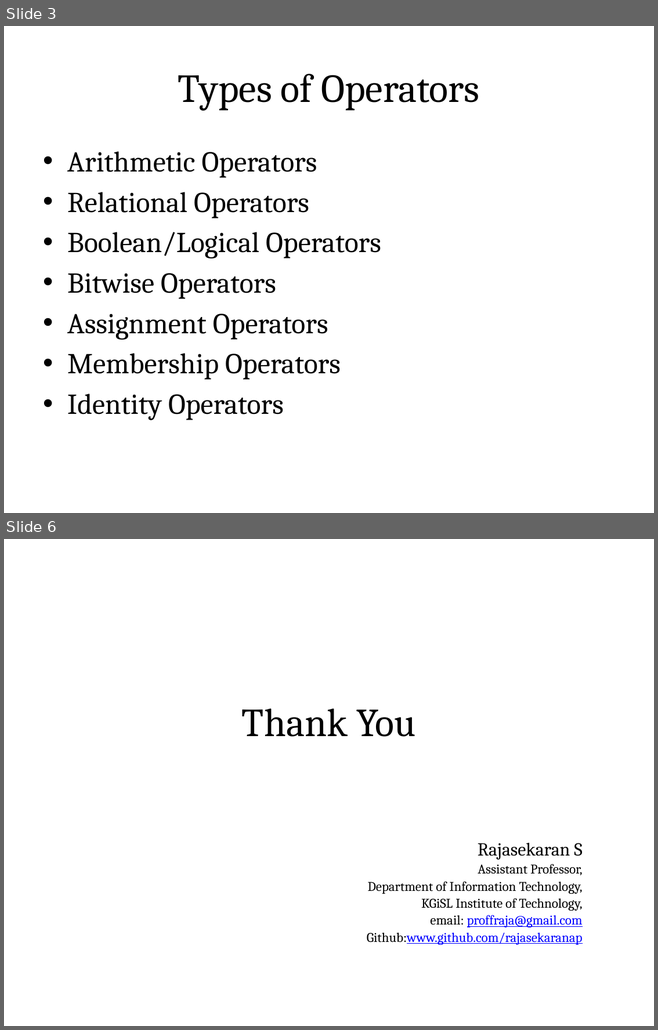
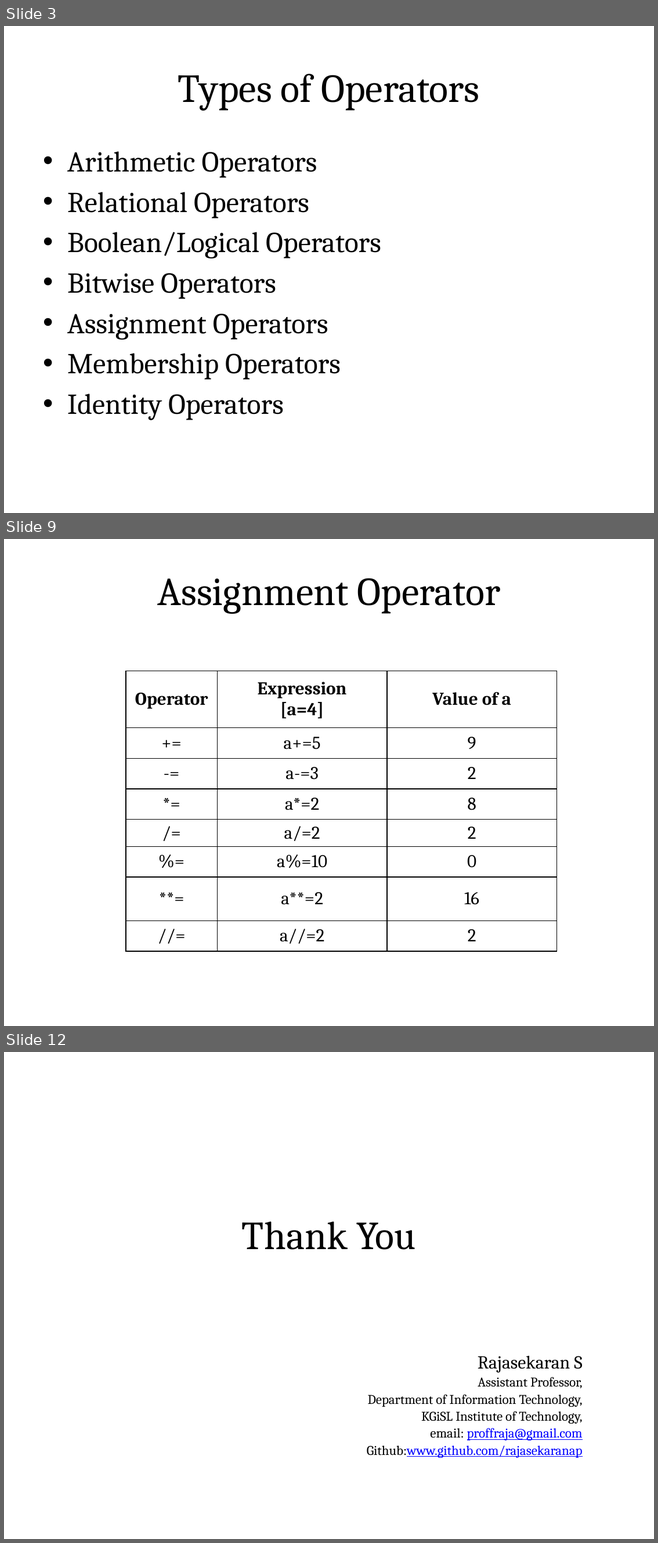
Before and after one commit to rajasekaran36/GE8151-Problem-Solving-and-Python-Programming, a slide deck: Slides/Unit 2/GE8151-U2-2-Operators.pptx. Shown one above the other, each under a label of ours: slides 3 and 6 before the commit, slides 3, 9 and 12 after it; the slides between them are not shown. The pictures are 658x1030 and 658x1543 pixels, drawn with LibreOffice and Linux fonts; fonts in the diff are those of the drawing. Boxes give left, top, right and bottom in pixels: in the first picture for what was removed or moved away, otherwise in the second. Text is boxed around its words. In the diff, an @@ line names an element or a change of style, - is before the commit and + after.

```diff
--- a/Slides/Unit 2/GE8151-U2-2-Operators.pptx
+++ b/Slides/Unit 2/GE8151-U2-2-Operators.pptx
@@ slide 9 added at [4, 539, 654, 1026], background #FFFFFF @@
@@ title added at [36, 559, 621, 620], fill gradient #DAFDA7 to #E4FCC2 to #F5FFE7, outline #98B955 0.75 pt, 44 pt, text #000000 @@
+Assignment Operator
@@ table added at [125, 671, 556, 952], 8 rows, 3 columns @@
+Operator | Expression / [a=4] | Value of a
++= | a+=5 | 9
+-= | a-=3 | 2
+*= | a*=2 | 8
+/= | a/=2 | 2
+%= | a%=10 | 0
+**= | a**=2 | 16
+//= | a//=2 | 2
@@ what was slide 6 is now slide 12 @@
```
Also in this commit, not shown: 2 slides changed, 5 other slides added, 30 other files.
